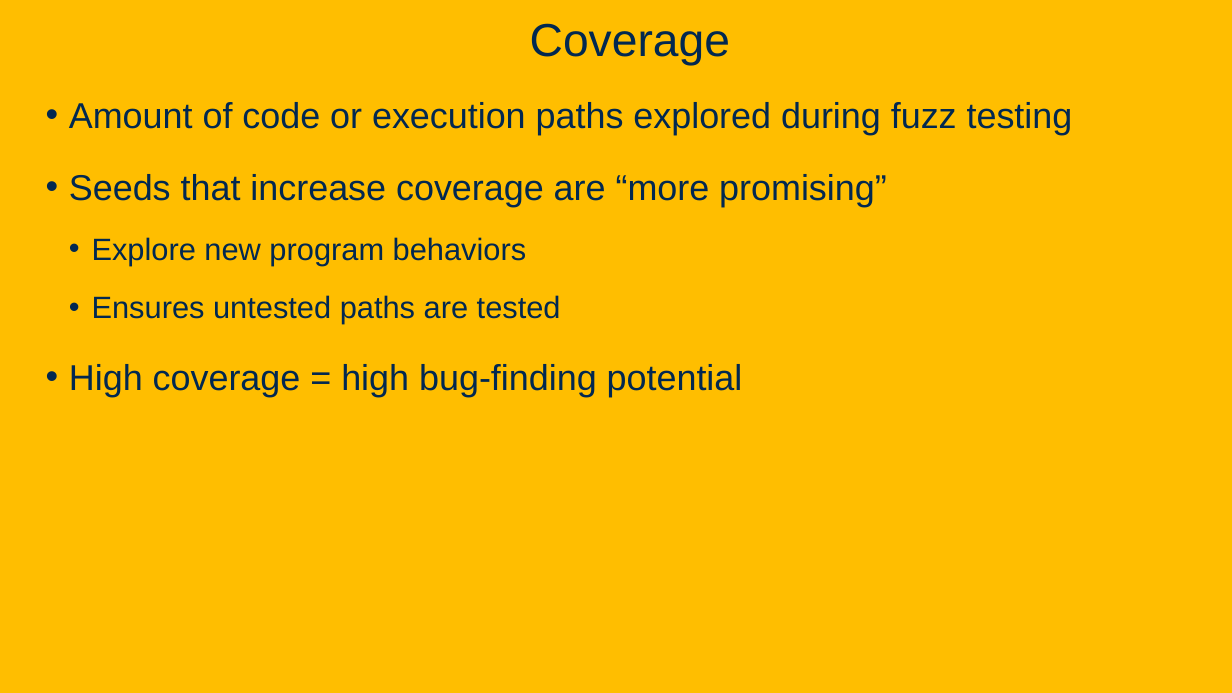
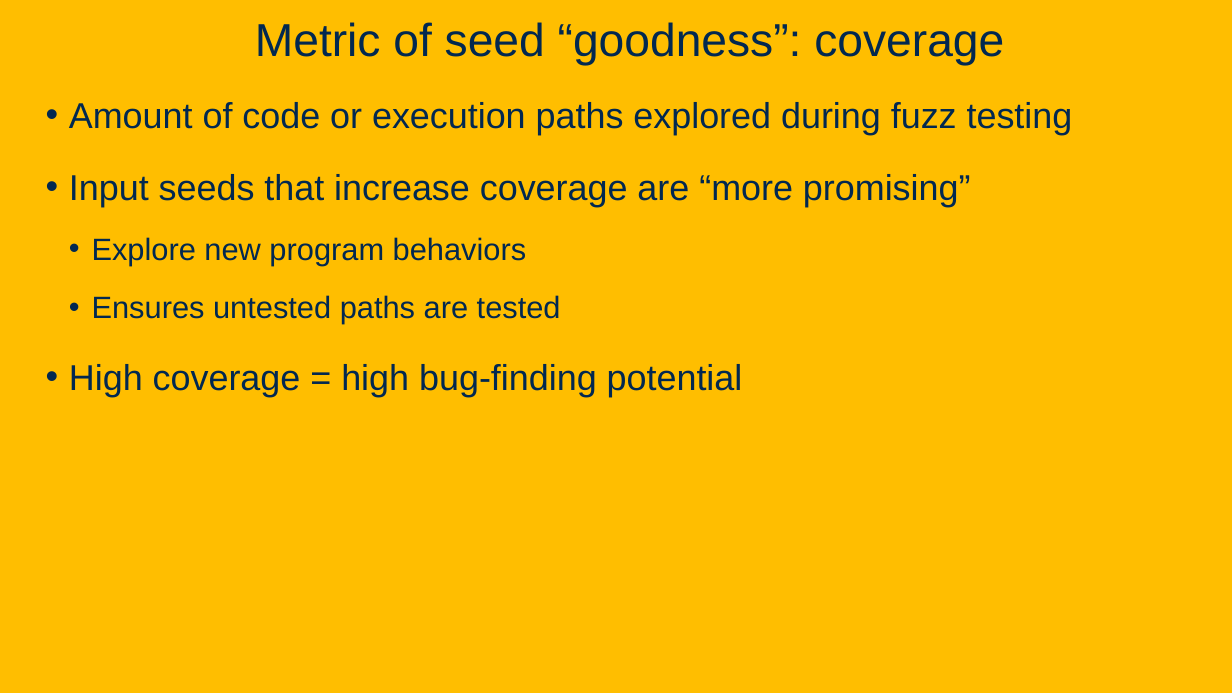
Before and after one commit to davsec-teaching/ECS160-Winter2025, a slide deck: slide 23 of slides/10_fuzzing.pptx (slide 14 before the commit). Drawn at 1232x693 pixels with LibreOffice and Linux fonts; fonts in the diff are those of the drawing; background and template pictures are left out. Boxes give left, top, right and bottom in pixels: in the first picture for what was removed or moved away, otherwise in the second. Text is boxed around its words. In the diff, an @@ line names an element or a change of style, - is before the commit and + after.

```diff
--- a/slides/10_fuzzing.pptx
+++ b/slides/10_fuzzing.pptx
@@ title at (255, 22, 1004, 66): text changed @@
-Coverage
+Metric of seed “goodness”: coverage
@@ text at (69, 174, 971, 207): text changed @@
-• Seeds that increase coverage are “more promising”
+• Input seeds that increase coverage are “more promising”
```
Also in this commit, not shown: 13 other slides changed, 24 slides added, 3 slides removed.
